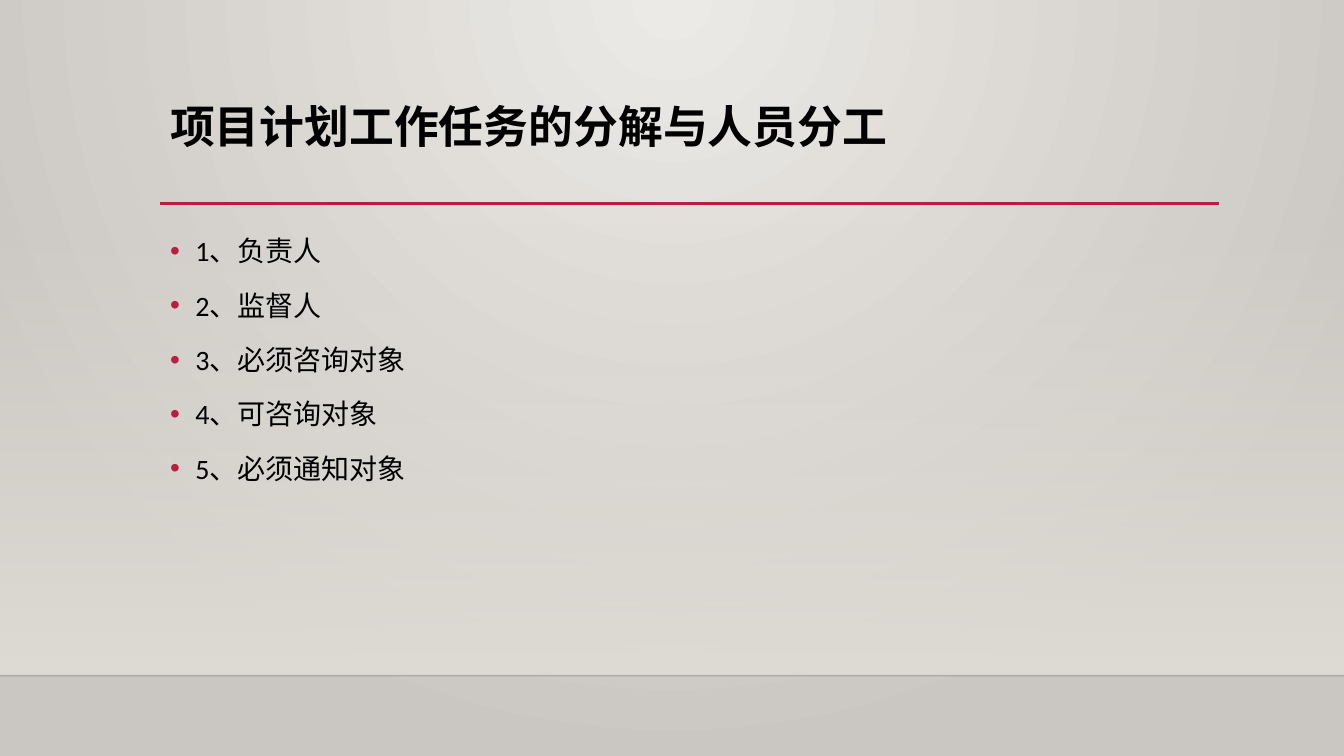
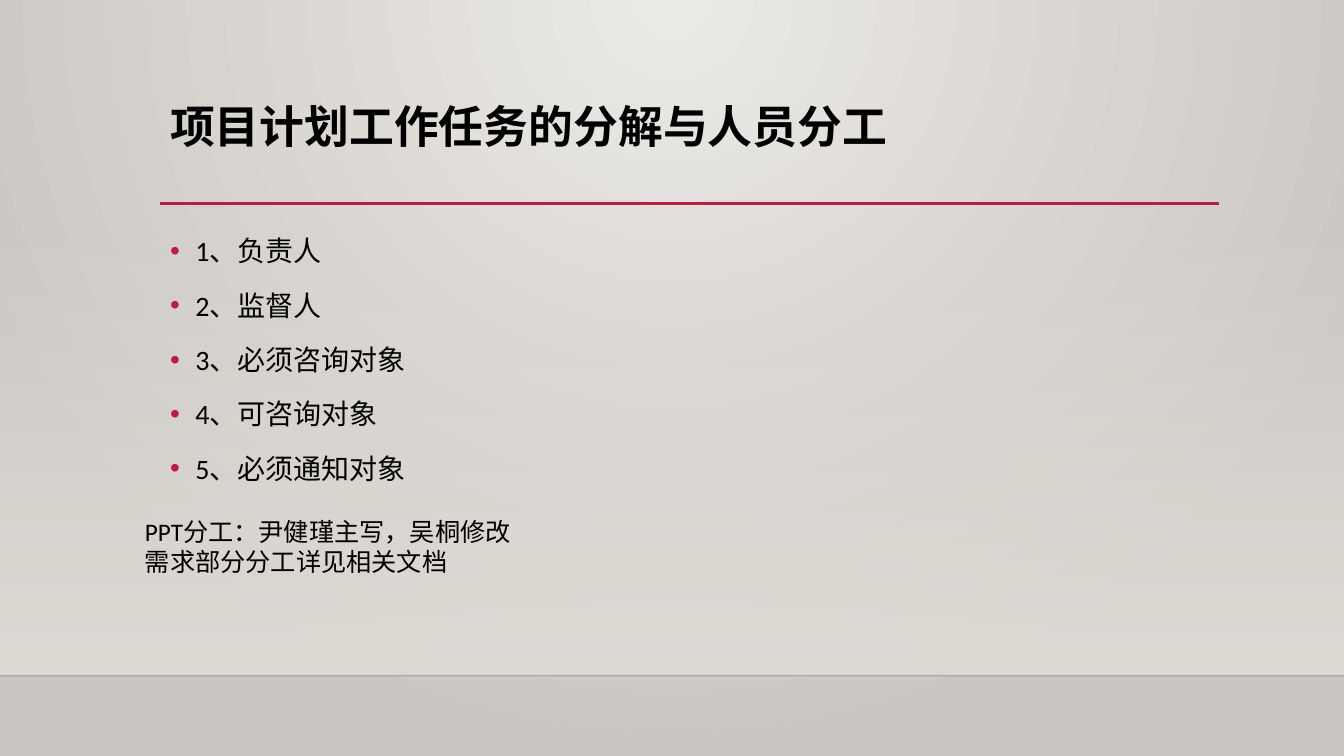
Before and after one commit to shangzhaoxiaozi/PRD-21, a slide deck: slide 18 of PRD-21-C2/非受控文档/项目评审文档/软件工程系列课程教学网站项目计划.pptx. Drawn at 1344x756 pixels with LibreOffice and Linux fonts; fonts in the diff are those of the drawing; background and template pictures are left out. Boxes give left, top, right and bottom in pixels: in the first picture for what was removed or moved away, otherwise in the second. Text is boxed around its words. In the diff, an @@ line names an element or a change of style, - is before the commit and + after.

```diff
--- a/PRD-21-C2/非受控文档/项目评审文档/软件工程系列课程教学网站项目计划.pptx
+++ b/PRD-21-C2/非受控文档/项目评审文档/软件工程系列课程教学网站项目计划.pptx
@@ text added at (x1=145, y1=520, x2=511, y2=573), 18 pt, text #000000 @@
+PPT分工：尹健瑾主写，吴桐修改
+需求部分分工详见相关文档
```
Also in this commit, not shown: 2 other files.
